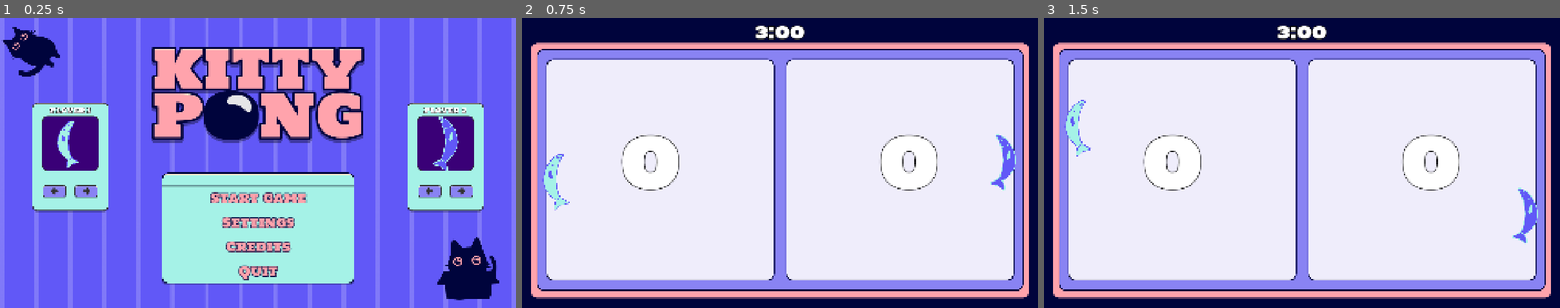
Above: before the commit, frames 1-3 (left to right).
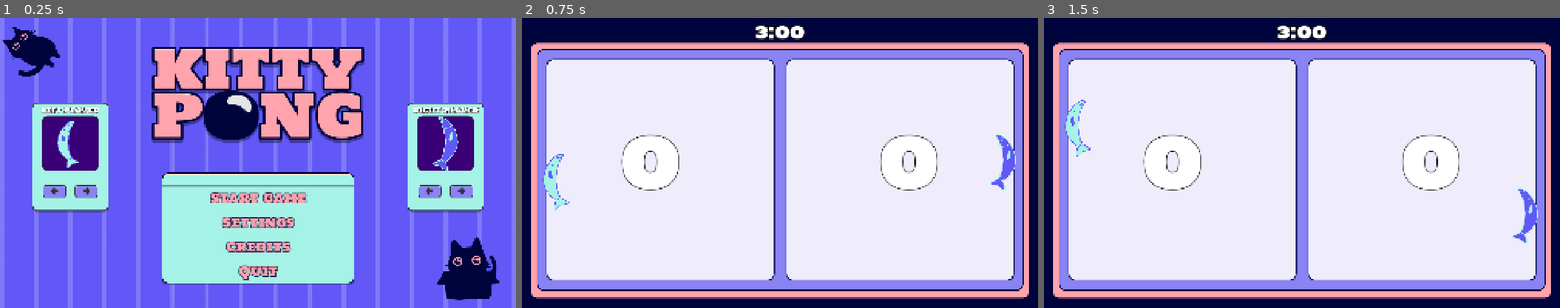
Above: after the commit, the same moments.

Repository: Jurinich/GDSG-WS-semester-project
Game: Godot game, scene res://scenes/main_menu.tscn
Same seed, same stepped clock (60 frames per second), same inputs: the game is played once before the commit and once after it.
Inputs:
- Up to frame 1 (0.25 s): no input
- Up to frame 2 (0.75 s): click "Start Game" at 0.5 s
- Up to frame 3 (1.5 s): tap Enter at 1.25 s; hold W (upP1) from 1.28 s (still down); hold Down (downP2) from 1.28 s (still down)

The runs differ from the first frame. In frame 1, 0.4% of the frame differs, in the area x 8-93%, y 30-33%; in frame 2, nothing differs; in frame 3, nothing differs.

Commit message:
items are now scalable

Diff:
--- a/gdsg-semester-project-w-2025-/scenes/CollectibleItem.tscn
+++ b/gdsg-semester-project-w-2025-/scenes/CollectibleItem.tscn
@@ -7,6 +7,7 @@
 
 [node name="Item" type="Area2D" unique_id=2033469594]
 script = ExtResource("1_8id85")
+tex_scale = 1.5
 
 [node name="CollisionShape2D" type="CollisionShape2D" parent="." unique_id=1165437942]
 shape = SubResource("CircleShape2D_bx46p")
--- a/gdsg-semester-project-w-2025-/scenes/main_menu.tscn
+++ b/gdsg-semester-project-w-2025-/scenes/main_menu.tscn
@@ -176,7 +176,7 @@
 offset_bottom = 590.0
 grow_horizontal = 1
 scale = Vector2(0.5, 0.5)
-player_name = "Player 1"
+player_name = "Left Player"
 
 [node name="PlayerSelectionNode2" parent="SelectionController" unique_id=1162290833 instance=ExtResource("8_tbmy8")]
 layout_mode = 1
@@ -191,7 +191,7 @@
 offset_bottom = 590.0
 grow_horizontal = 0
 scale = Vector2(0.5, 0.5)
-player_name = "Player 2"
+player_name = "Right Player"
 start_index = 1
 
 [connection signal="pressed" from="ButtonBox/VBoxContainer/StartButton" to="." method="_on_start_button_pressed"]
--- a/gdsg-semester-project-w-2025-/scripts/items/collectible_item.gd
+++ b/gdsg-semester-project-w-2025-/scripts/items/collectible_item.gd
@@ -1,5 +1,7 @@
 extends Area2D
 class_name CollectibleItem
+
+@export var tex_scale: float = 1.0
 
 @onready var sprite : Sprite2D = $Sprite2D
 var item_data : ItemData
@@ -10,6 +12,8 @@
 func setup(_item_data : ItemData):
 	item_data = _item_data
 	sprite.texture = item_data.sprite
+	sprite.scale = Vector2.ONE * tex_scale
+	$CollisionShape2D.scale = Vector2.ONE * tex_scale
 
 func _on_body_entered(body: Node2D) -> void:
 	if body is Ball:
--- a/gdsg-semester-project-w-2025-/scripts/items/item_spawner.gd
+++ b/gdsg-semester-project-w-2025-/scripts/items/item_spawner.gd
@@ -60,5 +60,6 @@
 	var random_x = randf_range(-half_size.x, half_size.x)
 	var random_y = randf_range(-half_size.y, half_size.y)
 	item_node.position = Vector2(random_x, random_y)
+
 	add_child(item_node)
 	item_node.setup(item_data)
